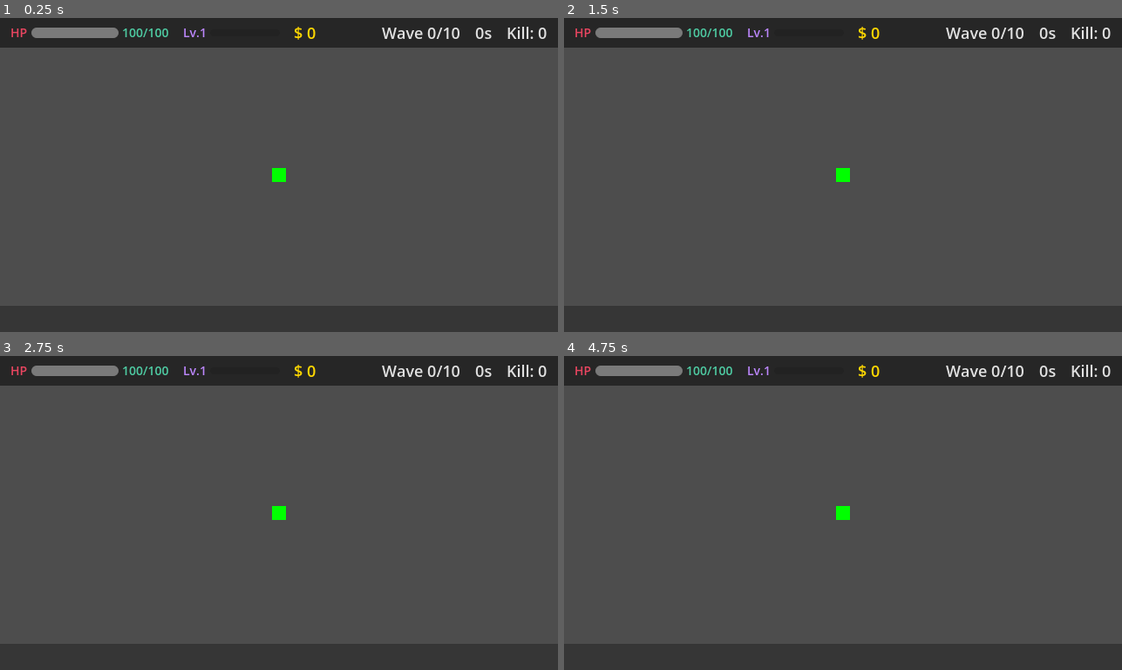
Above: before the commit, frames 1-4 (two rows, left to right).
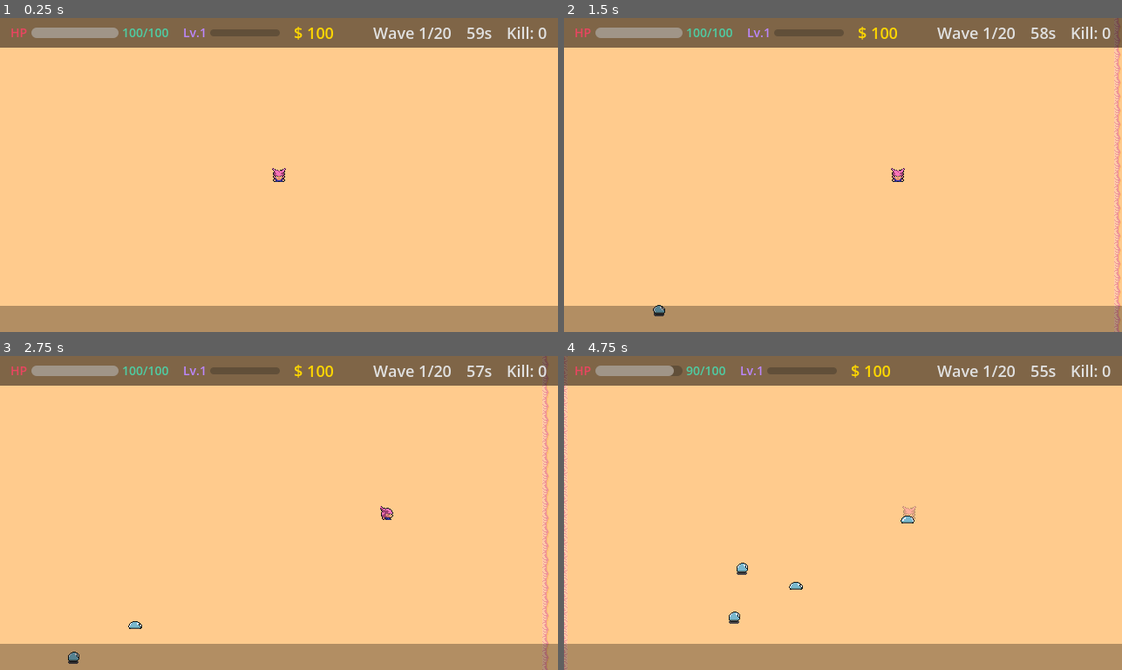
Above: after the commit, the same moments.

Repository: felang/utoland
Game: Godot game, scene res://scenes/levels/main.tscn
Same seed, same stepped clock (60 frames per second), same inputs: the game is played once before the commit and once after it. This scene is started directly instead of the project's main scene.
Inputs (mouse positions are in pixels of both pictures, inside the frame that each line leads up to):
- Up to frame 1 (0.25 s): no input
- Up to frame 2 (1.5 s): tap Enter at 0.5 s; move the mouse to (965, 159) at 0.52 s; hold D (move_right) 0.53-1.25 s; click (965, 159) at 0.67 s; drag from (731, 190) to (843, 175) at 1.27 s
- Up to frame 3 (2.75 s): move the mouse to (334, 443) at 2.02 s; hold D (move_right) from 2.03 s (still down)
- Up to frame 4 (4.75 s): release D (move_right) at 2.75 s; drag from (815, 575) to (675, 465) at 2.77 s; move the mouse to (1010, 560) at 3.52 s; hold A (move_left) 3.53-4.25 s; drag from (675, 465) to (843, 513) at 4.27 s

The runs differ from the first frame. In frame 1, 100% of the frame differs, in the area x 0-100%, y 0-100%; in frame 2, 100%; in frame 3, 100%; in frame 4, 100%.
Error before the commit: Parse Error: Could not find type "PairSynergyManager" in the current scope. (res://scripts/core/game_data.gd:56)

Commit message:
feat: PairSynergyManager + 6 个配对协同运行时效果
- 极寒囚笼（冰枪+藤蔓）
- 连环引爆（火箭炮+爆竹竹）
- 嗜血狂战（Gorg+刀刃）
- 魔力共鸣（Merlin+薄荷）
- 超导风暴（闪电+冰花）
- 弹幕时刻（Kaze+加特林）

Co-Authored-By: Claude Opus 4.6 (1M context) <noreply@anthropic.com>

Diff:
--- a/scripts/entities/towers/tower_bomb.gd
+++ b/scripts/entities/towers/tower_bomb.gd
@@ -33,6 +33,9 @@
 
 func _explode(is_chain: bool = false) -> void:
 	var damage: float = explosion_damage
+	# 连环引爆：爆炸伤害 +50%
+	if GameData.active_pair_synergies.has("chain_detonation"):
+		damage *= 1.5
 	for body in _explosion_area.get_overlapping_bodies():
 		if body.is_in_group(Enums.Group.ENEMIES):
 			if body.has_node("HealthComponent"):
--- a/scripts/entities/towers/tower_trap.gd
+++ b/scripts/entities/towers/tower_trap.gd
@@ -38,6 +38,26 @@
 	if _on_cooldown:
 		return
 	if body.is_in_group(Enums.Group.ENEMIES) and body.has_method("apply_root"):
-		body.apply_root(trap_duration)
+		body.apply_root(trap_duration, "vine")
 		_on_cooldown = true
 		_cooldown_timer = trap_cooldown
+		# 极寒囚笼：藤蔓定身结束后，若敌人被冰冻枪减速则追加 2 秒冰冻定身
+		if GameData.active_pair_synergies.has("frozen_cage"):
+			_schedule_frozen_cage(body, trap_duration)
+
+## 极寒囚笼：定身到期后检查是否被冰冻枪减速，追加 2 秒冰冻
+func _schedule_frozen_cage(enemy: Node2D, delay: float) -> void:
+	if not is_inside_tree():
+		return
+	var timer: SceneTreeTimer = get_tree().create_timer(delay)
+	timer.timeout.connect(_apply_frozen_cage.bind(enemy))
+
+func _apply_frozen_cage(enemy: Node2D) -> void:
+	if not is_instance_valid(enemy):
+		return
+	if not enemy.has_node("SlowHandler"):
+		return
+	var sh: SlowHandler = enemy.get_node("SlowHandler") as SlowHandler
+	if sh and not sh._active_slows.is_empty():
+		# 敌人有减速效果生效中，施加 2 秒冰冻定身
+		enemy.apply_root(2.0, "frozen_cage")
--- a/scripts/entities/weapons/bullet_weapon.gd
+++ b/scripts/entities/weapons/bullet_weapon.gd
@@ -1,6 +1,12 @@
 # BulletWeapon — 发射直线子弹的武器
 class_name BulletWeapon
 extends Weapon
+
+## 弹幕时刻：minigun 射击计数
+var _bullet_time_shot_count: int = 0
+const _BULLET_TIME_THRESHOLD: int = 50
+const _BULLET_TIME_SLOW_PERCENT: float = 0.8
+const _BULLET_TIME_SLOW_DURATION: float = 0.5
 
 func fire(target: Node2D) -> void:
 	if not owner_node:
@@ -17,6 +23,23 @@
 
 	_spawn_muzzle_flash(owner_node)
 	AudioManager.play("shoot")
+
+	# 弹幕时刻：minigun 每 50 发全场减速
+	if weapon_data and weapon_data.weapon_type == "minigun" and GameData.active_pair_synergies.has("bullet_time"):
+		_bullet_time_shot_count += 1
+		if _bullet_time_shot_count >= _BULLET_TIME_THRESHOLD:
+			_bullet_time_shot_count = 0
+			_trigger_bullet_time()
+
+## 弹幕时刻：对全场敌人施加 0.5 秒 80% 减速
+func _trigger_bullet_time() -> void:
+	if not is_inside_tree():
+		return
+	for enemy in get_tree().get_nodes_in_group(Enums.Group.ENEMIES):
+		if enemy.has_node("SlowHandler"):
+			var sh: SlowHandler = enemy.get_node("SlowHandler") as SlowHandler
+			if sh:
+				sh.apply_timed_slow(_BULLET_TIME_SLOW_PERCENT, _BULLET_TIME_SLOW_DURATION, "bullet_time")
 
 func _spawn_bullet(scene_parent: Node, direction: Vector2, damage: float) -> void:
 	var bullet: BulletProjectile = SceneFactory.create_bullet_projectile()
--- a/scripts/entities/weapons/lightning_weapon.gd
+++ b/scripts/entities/weapons/lightning_weapon.gd
@@ -13,7 +13,20 @@
 	chain.chain_count = weapon_data.chain_count
 	chain.chain_decay = weapon_data.chain_decay
 	chain.chain_range = weapon_data.chain_range
+	# 超导风暴：目标被减速时 +2 链数，衰减为 1.0（无衰减）
+	if GameData.active_pair_synergies.has("superconductor") and _is_target_slowed(target):
+		chain.chain_count += 2
+		chain.chain_decay = 1.0
 	scene_parent.add_child(chain)
 	chain.global_position = target.global_position
 	chain.execute_chain(target, base_damage)
 	AudioManager.play("shoot")
+
+## 检查目标是否被减速
+func _is_target_slowed(target: Node2D) -> bool:
+	if not target or not is_instance_valid(target):
+		return false
+	var sh: SlowHandler = target.get_node_or_null("SlowHandler") as SlowHandler
+	if sh and not sh._active_slows.is_empty():
+		return true
+	return false
--- /dev/null
+++ b/scripts/systems/pair_synergy_manager.gd
@@ -0,0 +1,41 @@
+class_name PairSynergyManager
+extends RefCounted
+
+## 配对协同管理器 — 检测特定单位组合是否同时上阵，激活配对效果
+
+const PAIR_DEFINITIONS: Array[Dictionary] = [
+	{id = "frozen_cage", units = ["ice_gun", "vine"], name = "极寒囚笼"},
+	{id = "chain_detonation", units = ["rocket", "bamboo"], name = "连环引爆"},
+	{id = "bloodthirst", units = ["gorg", "blade"], name = "嗜血狂战"},
+	{id = "magic_resonance", units = ["merlin", "mint"], name = "魔力共鸣"},
+	{id = "superconductor", units = ["lightning", "ice_flower"], name = "超导风暴"},
+	{id = "bullet_time", units = ["kaze", "minigun"], name = "弹幕时刻"},
+]
+
+func recalculate() -> void:
+	var old_actives: Array[String] = GameData.active_pair_synergies.duplicate()
+	var new_actives: Array[String] = []
+
+	# 收集所有上阵单位 ID
+	var active_ids: Array[String] = []
+	if GameData.current_character != "":
+		active_ids.append(GameData.current_character)
+	for weapon in GameData.deployed_weapons:
+		active_ids.append(weapon.id)
+	for tower in GameData.deployed_towers:
+		active_ids.append(tower.id)
+
+	# 检查每个配对定义
+	for pair in PAIR_DEFINITIONS:
+		if active_ids.has(pair.units[0]) and active_ids.has(pair.units[1]):
+			new_actives.append(pair.id)
+
+	GameData.active_pair_synergies = new_actives
+
+	# 发射激活/取消信号
+	for sid in new_actives:
+		if not old_actives.has(sid):
+			EventBus.pair_synergy_activated.emit(sid)
+	for sid in old_actives:
+		if not new_actives.has(sid):
+			EventBus.pair_synergy_deactivated.emit(sid)
--- /dev/null
+++ b/tests/unit/test_pair_synergy.gd
@@ -0,0 +1,88 @@
+extends GutTest
+
+var manager: PairSynergyManager
+
+func before_each() -> void:
+	GameData.reset()
+	manager = PairSynergyManager.new()
+
+func test_no_pair_synergy_by_default() -> void:
+	manager.recalculate()
+	assert_eq(GameData.active_pair_synergies.size(), 0)
+
+func test_ice_gun_vine_pair() -> void:
+	GameData.current_character = "nemo"
+	GameData.deployed_weapons = [{id = "ice_gun", level = 1}]
+	GameData.deployed_towers = [{id = "vine", level = 1, grid_pos = Vector2i(0, 0)}]
+	manager.recalculate()
+	assert_true(GameData.active_pair_synergies.has("frozen_cage"))
+
+func test_gorg_blade_pair() -> void:
+	GameData.current_character = "gorg"
+	GameData.deployed_weapons = [{id = "blade", level = 1}]
+	manager.recalculate()
+	assert_true(GameData.active_pair_synergies.has("bloodthirst"))
+
+func test_pair_deactivates_on_undeploy() -> void:
+	GameData.current_character = "gorg"
+	GameData.deployed_weapons = [{id = "blade", level = 1}]
+	manager.recalculate()
+	assert_true(GameData.active_pair_synergies.has("bloodthirst"))
+	GameData.deployed_weapons = []
+	manager.recalculate()
+	assert_false(GameData.active_pair_synergies.has("bloodthirst"))
+
+func test_merlin_mint_pair() -> void:
+	GameData.current_character = "merlin"
+	GameData.deployed_towers = [{id = "mint", level = 1, grid_pos = Vector2i(0, 0)}]
+	manager.recalculate()
+	assert_true(GameData.active_pair_synergies.has("magic_resonance"))
+
+func test_lightning_ice_flower_pair() -> void:
+	GameData.deployed_weapons = [{id = "lightning", level = 1}]
+	GameData.deployed_towers = [{id = "ice_flower", level = 1, grid_pos = Vector2i(0, 0)}]
+	manager.recalculate()
+	assert_true(GameData.active_pair_synergies.has("superconductor"))
+
+func test_kaze_minigun_pair() -> void:
+	GameData.current_character = "kaze"
+	GameData.deployed_weapons = [{id = "minigun", level = 1}]
+	manager.recalculate()
+	assert_true(GameData.active_pair_synergies.has("bullet_time"))
+
+func test_rocket_bamboo_pair() -> void:
+	GameData.deployed_weapons = [{id = "rocket", level = 1}]
+	GameData.deployed_towers = [{id = "bamboo", level = 2, grid_pos = Vector2i(0, 0)}]
+	manager.recalculate()
+	assert_true(GameData.active_pair_synergies.has("chain_detonation"))
+
+func test_multiple_pairs_active() -> void:
+	GameData.current_character = "kaze"
+	GameData.deployed_weapons = [{id = "minigun", level = 1}, {id = "lightning", level = 1}]
+	GameData.deployed_towers = [{id = "ice_flower", level = 1, grid_pos = Vector2i(0, 0)}]
+	manager.recalculate()
+	assert_true(GameData.active_pair_synergies.has("bullet_time"))
+	assert_true(GameData.active_pair_synergies.has("superconductor"))
+
+func test_signal_emitted_on_activate() -> void:
+	var activated_ids: Array[String] = []
+	EventBus.pair_synergy_activated.connect(func(sid: String) -> void: activated_ids.append(sid))
+	GameData.current_character = "gorg"
+	GameData.deployed_weapons = [{id = "blade", level = 1}]
+	manager.recalculate()
+	assert_true(activated_ids.has("bloodthirst"))
+
+func test_signal_emitted_on_deactivate() -> void:
+	var deactivated_ids: Array[String] = []
+	EventBus.pair_synergy_deactivated.connect(func(sid: String) -> void: deactivated_ids.append(sid))
+	GameData.current_character = "gorg"
+	GameData.deployed_weapons = [{id = "blade", level = 1}]
+	manager.recalculate()
+	GameData.deployed_weapons = []
+	manager.recalculate()
+	assert_true(deactivated_ids.has("bloodthirst"))
+
+func test_no_false_positive_single_unit() -> void:
+	GameData.deployed_weapons = [{id = "ice_gun", level = 1}]
+	manager.recalculate()
+	assert_false(GameData.active_pair_synergies.has("frozen_cage"))
